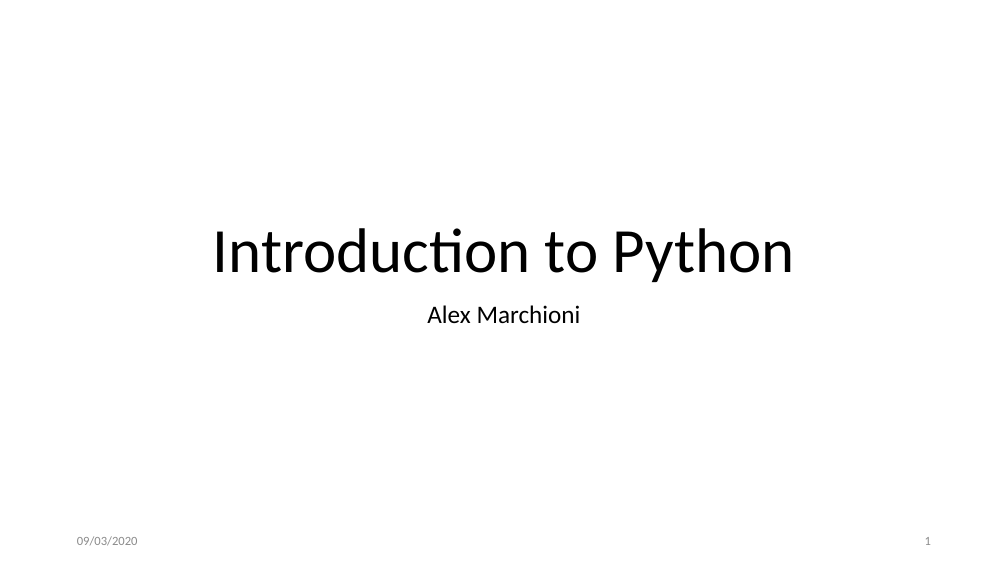
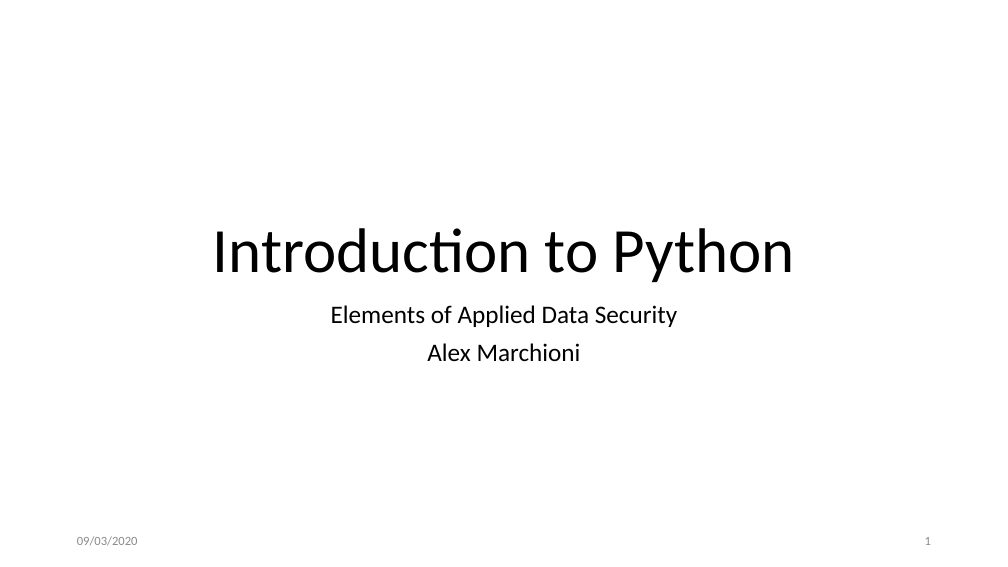
Before and after one commit to regineru/90392-DataSecurity, a slide deck: slide 1 of 1.intro-to-python/intro-python.pptx. Drawn at 1008x567 pixels with LibreOffice and Linux fonts; fonts in the diff are those of the drawing. Boxes give left, top, right and bottom in pixels: in the first picture for what was removed or moved away, otherwise in the second. Text is boxed around its words. In the diff, an @@ line names an element or a change of style, - is before the commit and + after.

```diff
--- a/1.intro-to-python/intro-python.pptx
+++ b/1.intro-to-python/intro-python.pptx
@@ subtitle at (331, 305, 677, 327): paragraph added @@
+Elements of Applied Data Security
```
Also in this commit, not shown: 1 other file.
